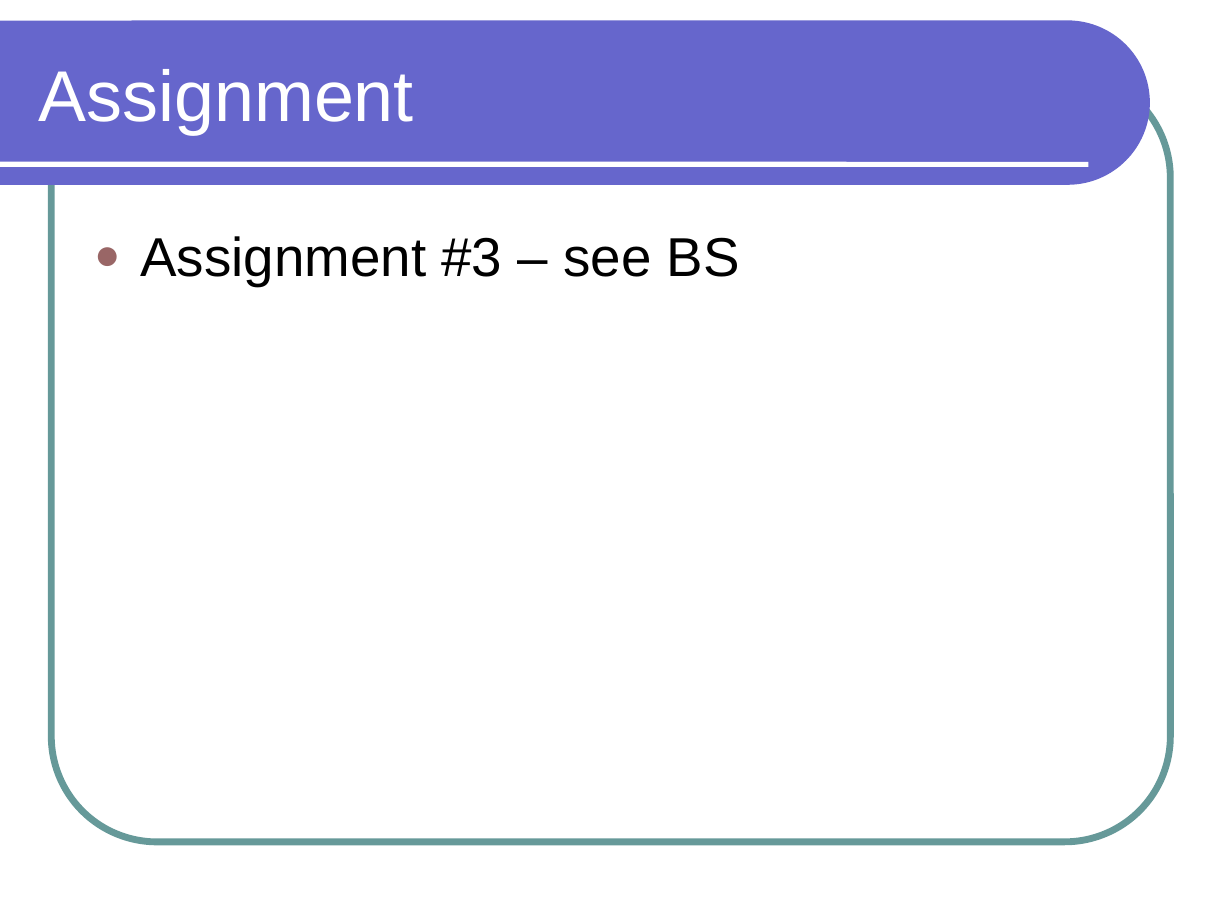
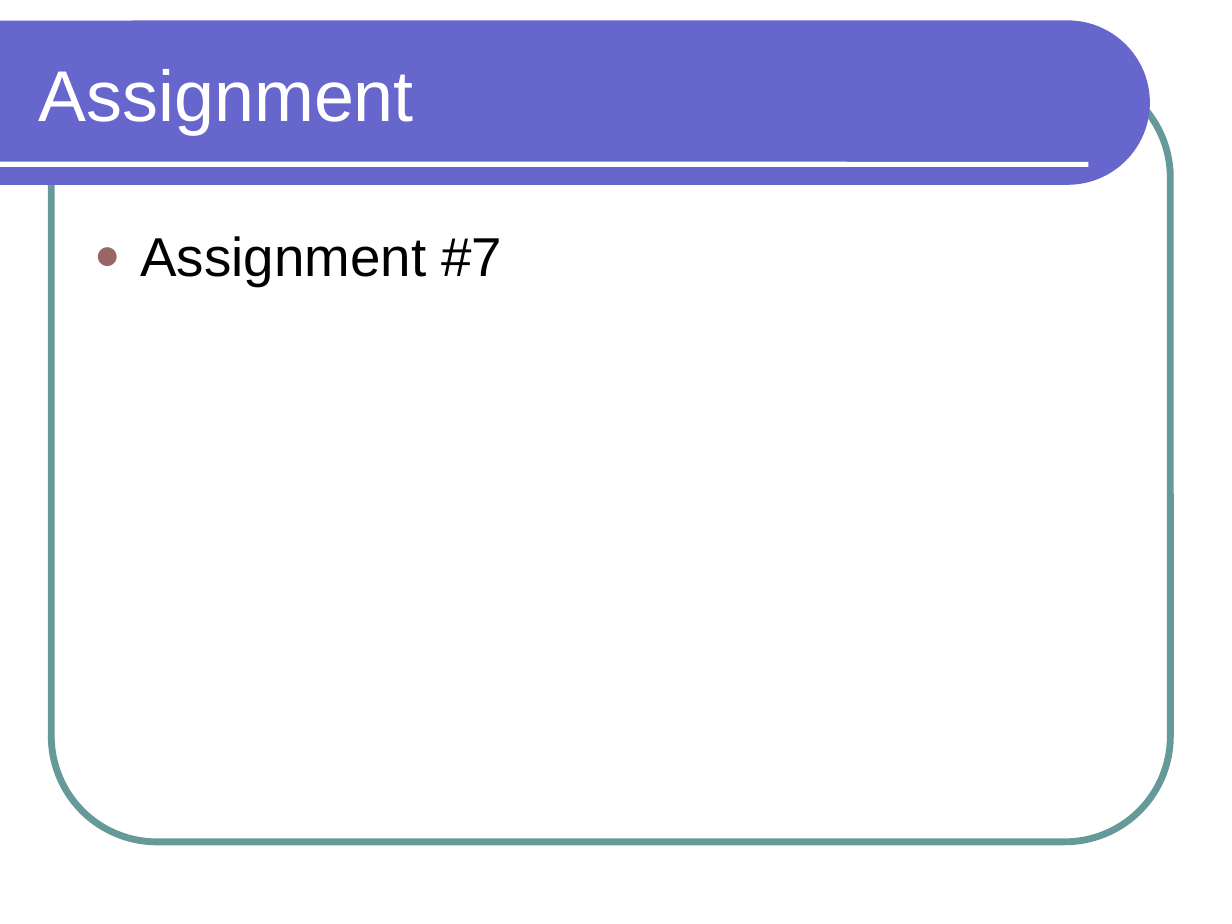
Before and after one commit to lutzhamel/CSC301, a slide deck: slide 13 of notes/csc301-ln011.ppt (slide 12 before the commit). Drawn at 1232x924 pixels with LibreOffice and Linux fonts; fonts in the diff are those of the drawing. Boxes give left, top, right and bottom in pixels: in the first picture for what was removed or moved away, otherwise in the second. Text is boxed around its words. In the diff, an @@ line names an element or a change of style, - is before the commit and + after.

```diff
--- a/notes/csc301-ln011.ppt
+++ b/notes/csc301-ln011.ppt
@@ text at (140, 236, 503, 286): text changed @@
-● Assignment #3 – see BS
+● Assignment #7
```
Also in this commit, not shown: 1 slide added, 6 other files.
